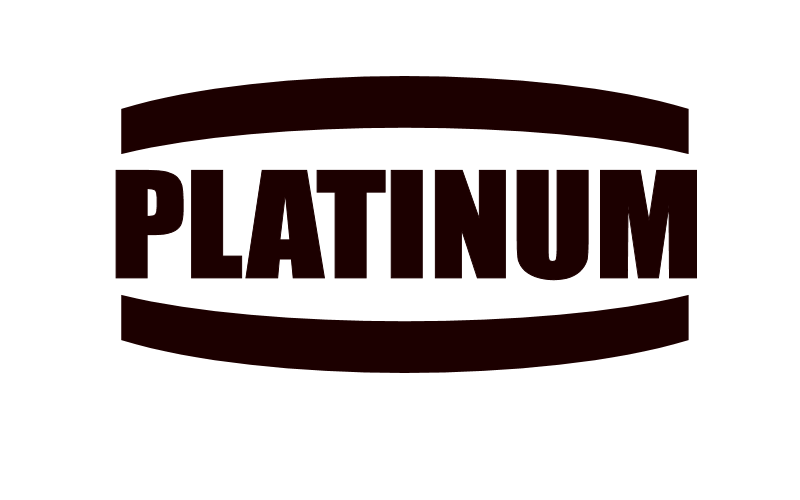
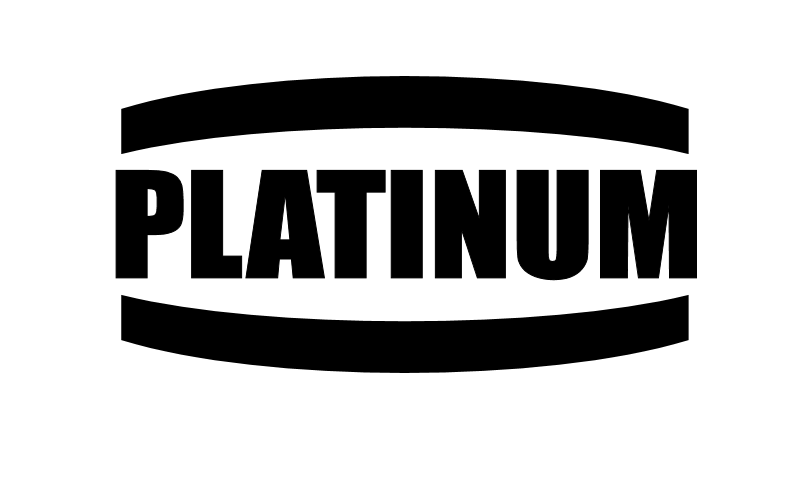
The second (800, 500) image is a revision of the first. Changes to its layers:
renamed "Copy of Vector 2" to "Lower arc", painted on it over [121, 295, 689, 373]
renamed "Vector 2" to "Upper arc", painted on it over [121, 76, 689, 154]
renamed "Vector 1" to "Text", painted on it over [115, 169, 697, 281]